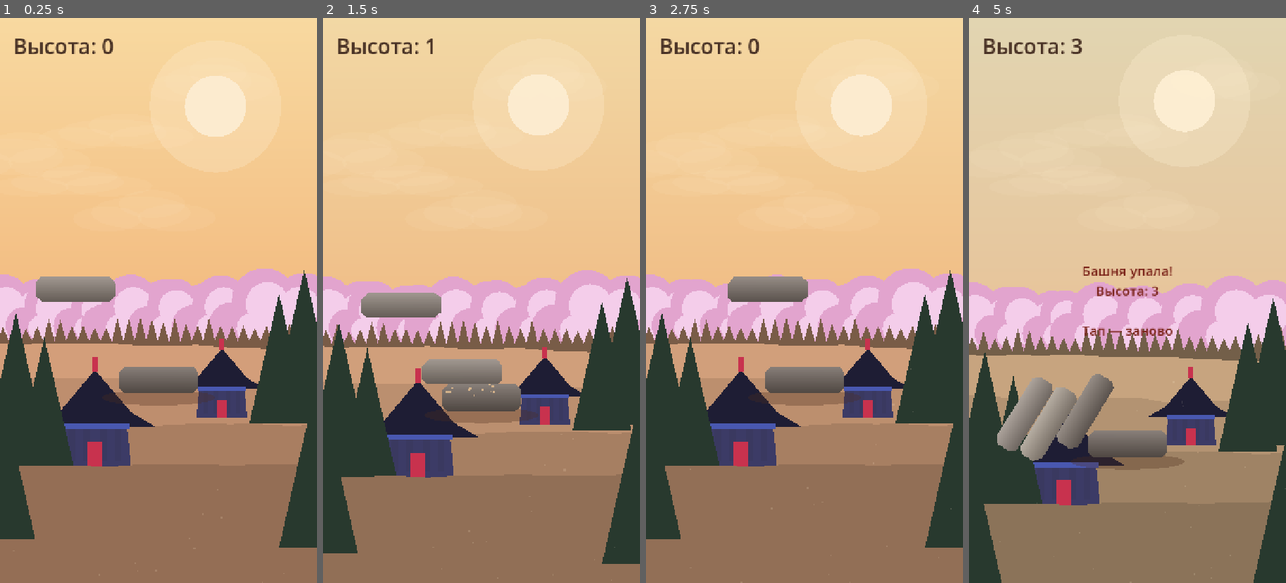
Above: before the commit, frames 1-4 (left to right).
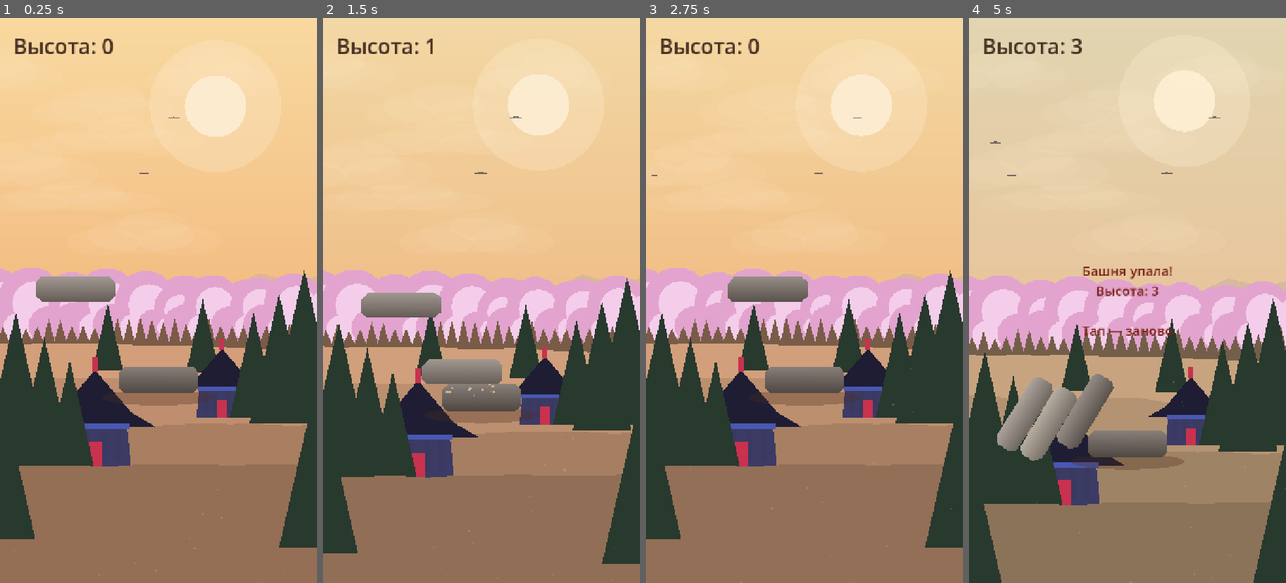
Above: after the commit, the same moments.

Repository: Babaika8/balance-tower
Game: Godot game, scene res://main.tscn
The game is run twice, just before and just after one commit, with the same random seed, the same clock (stepped at 60 frames per second) and the same inputs.
Inputs (mouse positions are in pixels of both pictures, inside the frame that each line leads up to):
- Up to frame 1 (0.25 s): no input
- Up to frame 2 (1.5 s): tap Enter at 0.5 s; move the mouse to (551, 272) at 0.52 s; click (551, 272) at 0.67 s; tap Space at 0.77 s; drag from (418, 328) to (465, 413) at 1.27 s
- Up to frame 3 (2.75 s): move the mouse to (836, 176) at 2.02 s; click (836, 176) at 2.17 s
- Up to frame 4 (5 s): drag from (1111, 413) to (1032, 215) at 2.77 s; move the mouse to (1222, 385) at 3.52 s; click (1222, 385) at 3.67 s; tap Space at 3.77 s; drag from (1032, 215) to (1079, 159) at 4.27 s

The runs differ from the first frame. In frame 1, 7.2% of the frame differs, in the area x 0-100%, y 17-80%; in frame 2, 7.3%; in frame 3, 7.2%; in frame 4, 7.8%, in the area x 0-100%, y 17-87%.

Commit message:
Atmosphere v8: richer scene for wide screens (distant mountains, birds, density)
- add 2 distant mountain ridges behind the forest (lightened-ground haze;
  dune recolor now lightens for negative shade)
- add flying birds in the sky + more/bigger clouds to fill empty sky
- denser props: 9 sakura puffs full-width, extra firs (edges + distant)
- fixes 'landscape looks boring' (sparse content + empty sky on wide)

Co-Authored-By: Claude Opus 4.8 <noreply@anthropic.com>

Diff:
--- a/game.gd
+++ b/game.gd
@@ -54,6 +54,7 @@
 var atmo_stars: Array = []   # {node, nx, ny}
 var atmo_dunes: Array = []   # {node, base_y, factor, shade}
 var atmo_clouds: Array = []  # {node, nx, speed, ny}
+var atmo_birds: Array = []   # {node, nx, speed, ny}
 var atmo_props: Array = []   # ёлочки/домики/сакуры: {node, nx, base_y, factor}
 
 func _ready() -> void:
@@ -186,22 +187,31 @@
 	layer.add_child(sun_node)
 
 	# Облака (плывут по небу медленно, тинт под фазу).
-	for i in range(5):
+	for i in range(8):
 		var cl := _make_cloud()
-		cl.scale = Vector2(randf_range(1.0, 1.8), randf_range(1.0, 1.8))
+		cl.scale = Vector2(randf_range(1.0, 2.0), randf_range(1.0, 2.0))
 		layer.add_child(cl)
 		atmo_clouds.append({"node": cl, "nx": randf(), "speed": randf_range(0.010, 0.020),
-				"ny": randf_range(120, 480)})
+				"ny": randf_range(100, 540)})
+
+	# Птицы — лёгкие силуэты, летят по небу (оживляют пустоту, особенно на широком).
+	for i in range(5):
+		var bird := _make_bird()
+		layer.add_child(bird)
+		atmo_birds.append({"node": bird, "nx": randf(), "speed": randf_range(0.022, 0.036),
+				"ny": randf_range(120, 460)})
 
 	# Слои добавляются строго от дальнего к ближнему (порядок = z). Дома и ёлки
 	# вставлены МЕЖДУ волнами земли, чтобы передняя волна перекрывала их низ.
 	# nx у ёлок — только края (центр свободен под камни).
 
-	# --- ДАЛЬНИЙ ПЛАН: много сакур-облаков по всей ширине ---
-	for i in range(7):
+	# --- ДАЛЬНИЙ ПЛАН: далёкие горы (за лесом) + много сакур-облаков ---
+	_add_dune(layer, 96.0, 4, 71, 706.0, 0.08, -0.24)   # дальняя гряда гор
+	_add_dune(layer, 70.0, 5, 73, 730.0, 0.11, -0.12)   # ближняя гряда
+	for i in range(9):
 		var puff := _make_sakura_puff(randf_range(1.2, 1.8))
 		layer.add_child(puff)
-		atmo_props.append({"node": puff, "nx": 0.06 + i * 0.14 + randf_range(-0.025, 0.025), "base_y": 700.0, "factor": 0.12})
+		atmo_props.append({"node": puff, "nx": 0.04 + i * 0.115 + randf_range(-0.02, 0.02), "base_y": 700.0, "factor": 0.12})
 	var forest := _make_forest_row()
 	layer.add_child(forest)
 	atmo_dunes.append({"node": forest, "base_y": 726.0, "factor": 0.16, "shade": 0.42})
@@ -209,11 +219,15 @@
 	# --- СРЕДНИЙ ПЛАН: волны земли (сглаженные гребни); дома/ёлки сидят на земле,
 	# фундамент уходит за свою волну. Дома и ёлки разнесены по X (не слипаются). ---
 	_add_dune(layer, 26.0, 7, 3, 760.0, 0.18, 0.00)   # волна 4 (дальняя)
+	# мелкие дальние ёлки (плотность у горизонта, по бокам от центра)
+	_add_fir(layer, 0.34, 800.0, 1.1, 0.30)
+	_add_fir(layer, 0.64, 805.0, 1.2, 0.30)
 	_add_dune(layer, 32.0, 8, 16, 840.0, 0.30, 0.10)  # волна 3
 	# ПРАВЫЙ дом + правые краевые ёлки — фундамент за волну 2
 	var rhouse := _make_house(1.7)
 	layer.add_child(rhouse)
 	atmo_props.append({"node": rhouse, "nx": 0.70, "base_y": 905.0, "factor": 0.44})
+	_add_fir(layer, 0.80, 905.0, 1.7, 0.44)
 	_add_fir(layer, 0.88, 918.0, 2.1, 0.44)
 	_add_fir(layer, 0.96, 905.0, 2.4, 0.44)
 	_add_dune(layer, 30.0, 9, 29, 930.0, 0.44, 0.20)  # волна 2 (закрывает фундамент правого дома)
@@ -223,6 +237,7 @@
 	atmo_props.append({"node": lhouse, "nx": 0.30, "base_y": 1018.0, "factor": 0.60})
 	_add_fir(layer, 0.05, 1030.0, 2.6, 0.60)
 	_add_fir(layer, 0.14, 1018.0, 2.1, 0.60)
+	_add_fir(layer, 0.22, 1028.0, 1.8, 0.60)
 	_add_dune(layer, 28.0, 10, 42, 1040.0, 0.60, 0.30) # волна 1 (передняя, закрывает фундамент левого дома)
 
 	# --- ПЕРЕДНИЙ ПЛАН: огромные тёмные ёлки в самых углах (рамка, центр свободен) ---
@@ -451,10 +466,19 @@
 		cn.position = Vector2(lerp(-240.0, vw + 240.0, c["nx"]), c["ny"])
 		cn.modulate = Color(suncol.r, suncol.g, suncol.b, lerp(0.5, 0.12, night))
 
-	# Дюны: центр по экрану, цвет от фазы (дальше — светлее, ближе — темнее), параллакс.
+	# Птицы — летят по небу, темнеют силуэтом, ночью почти не видны.
+	for bd in atmo_birds:
+		bd["nx"] = fmod(bd["nx"] + bd["speed"] * dt, 1.0)
+		var bn: Node2D = bd["node"]
+		bn.position = Vector2(lerp(-120.0, vw + 120.0, bd["nx"]), bd["ny"])
+		bn.modulate.a = lerp(0.7, 0.15, night)
+
+	# Дюны/горы: центр по экрану, цвет от фазы (shade>0 темнее земли — ближе;
+	# shade<0 светлее — далёкие горы в дымке), параллакс.
 	for d in atmo_dunes:
 		var dn: Polygon2D = d["node"]
-		dn.color = ground.darkened(d["shade"])
+		var sh: float = d["shade"]
+		dn.color = ground.darkened(sh) if sh >= 0.0 else ground.lightened(-sh)
 		dn.position = Vector2(cx, d["base_y"] + climb * d["factor"])
 
 	# Объекты на лугах (ёлочки/домики/сакуры): по всей ширине, тускнеют к ночи.
